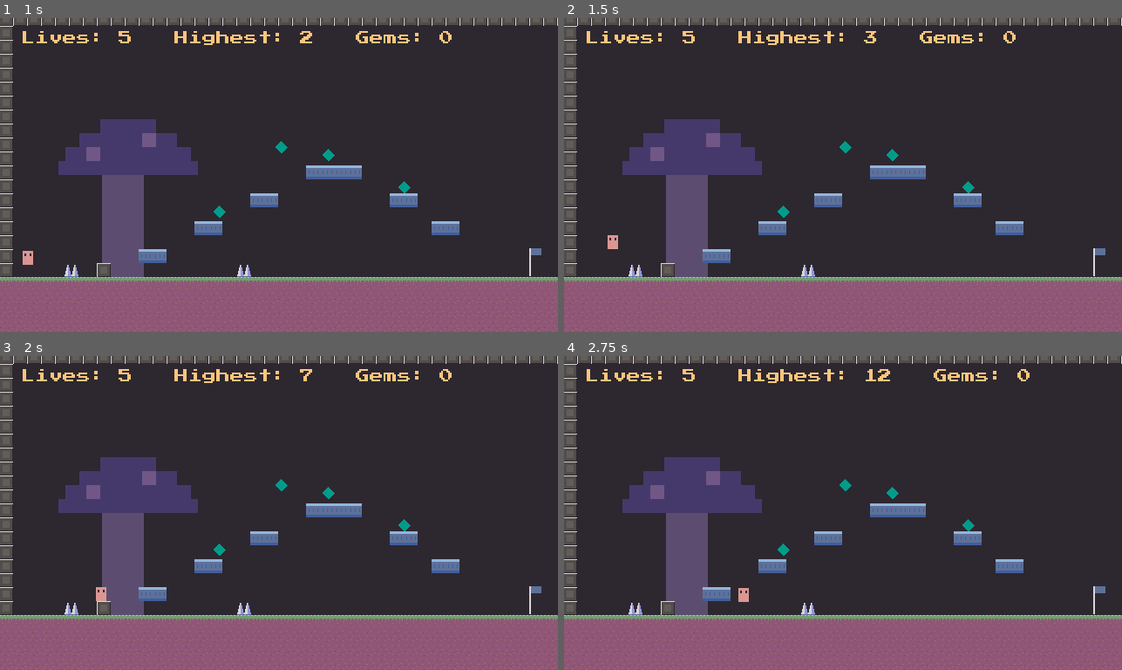
Above: before the commit, frames 1-4 (two rows, left to right).
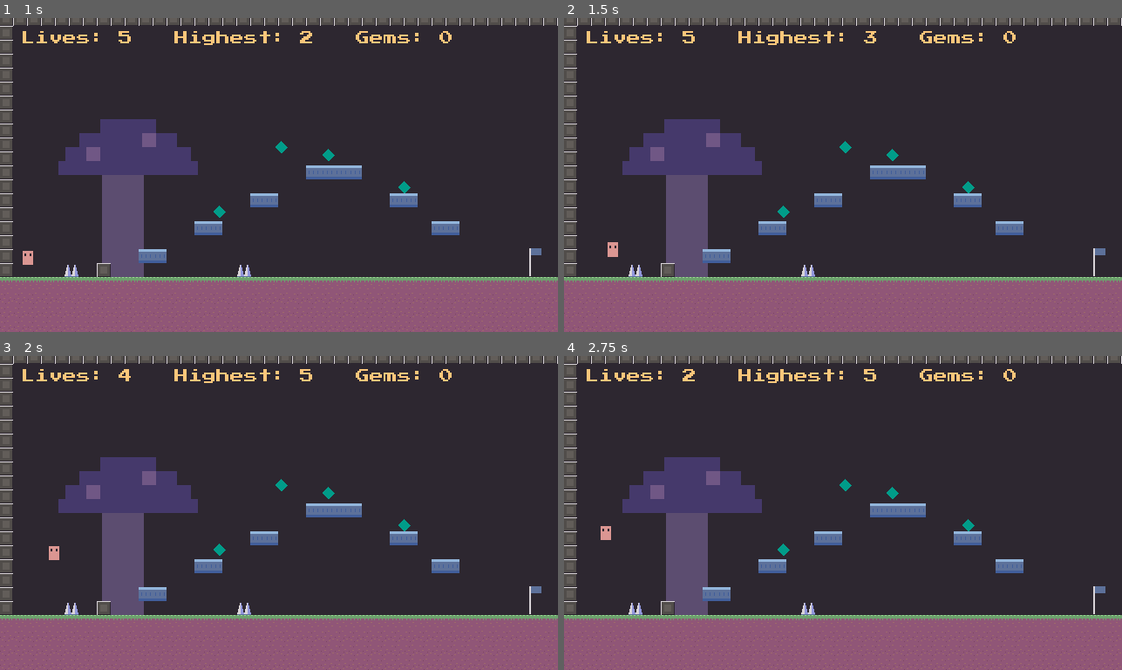
Above: after the commit, the same moments.

Repository: nandank1487/Little_GuY
Game: Godot game, scene res://Scenes/menu.tscn
The game is run twice, just before and just after one commit, with the same random seed, the same clock (stepped at 60 frames per second) and the same inputs. Sound files missing from this copy of the repository are replaced by a short silence.
Inputs:
- Up to frame 1 (1 s): click "LET'S PLAYYY..." at 0.5 s
- Up to frame 2 (1.5 s): hold D (move_right) from 1.28 s (still down); tap Up (jump) at 1.35 s
- Up to frame 3 (2 s): keep holding D (move_right); tap Up (jump) at 1.52, 1.82 s
- Up to frame 4 (2.75 s): keep holding D (move_right); tap Up (jump) at 2.1, 2.27, 2.57 s

Frame 1 is identical in both runs. In frame 2, less than 0.1% of the frame differs, in the area x 7-10%, y 69-77%; in frame 3, 0.2%; in frame 4, 0.6%, in the area x 6-84%, y 4-79%.

Commit message:
v1.01
I. Jump Changes:-

	1. Changed the jump function of the Little guy:
		now a tap on the the jump buttons(W, Space and UP Arrow) make the character hop and holding these buttons will make him jusmp higher
	2. Added Coyote time:
		now the character can jump split seconds late after walking off a platform
	3. Added jump buffering:
		now upon pressing jump before the charavter lands, the Character will jump as soon as it touches the ground.

II. Animations: Squish, Strech and Dust effects:-
	1. now jumping and landing has strech and squish animations and Dust effects on landing

Diff:
--- a/Scenes/main.tscn
+++ b/Scenes/main.tscn
@@ -3,9 +3,9 @@
 [ext_resource type="PackedScene" uid="uid://cqja3jkys2o68" path="res://Scenes/player.tscn" id="1_jjgbg"]
 [ext_resource type="Script" uid="uid://cavjqmqoaoiw2" path="res://Scripts/main.gd" id="1_jjvhh"]
 [ext_resource type="PackedScene" uid="uid://cqxj7f1wqvod0" path="res://Scenes/chunk_1.tscn" id="2_8gbba"]
-[ext_resource type="AudioStream" uid="uid://dgnyas8n7ln12" path="res://Audio/music.mp3" id="4_21xkr"]
-[ext_resource type="AudioStream" uid="uid://caceoadlwmsmg" path="res://Audio/gem.wav" id="4_kry3j"]
-[ext_resource type="AudioStream" uid="uid://bv2wjytkhgufj" path="res://Audio/Gamoever.wav" id="6_21xkr"]
+[ext_resource type="AudioStream" uid="uid://dgnyas8n7ln12" path="res://Little_GuY/Audio/music.mp3" id="4_21xkr"]
+[ext_resource type="AudioStream" uid="uid://caceoadlwmsmg" path="res://Little_GuY/Audio/gem.wav" id="4_kry3j"]
+[ext_resource type="AudioStream" uid="uid://bv2wjytkhgufj" path="res://Little_GuY/Audio/Gamoever.wav" id="6_21xkr"]
 
 [node name="Main" type="Node2D" unique_id=428900561]
 script = ExtResource("1_jjvhh")
@@ -39,7 +39,6 @@
 
 [node name="Music" type="AudioStreamPlayer" parent="." unique_id=65836687]
 stream = ExtResource("4_21xkr")
-volume_db = -10.0
 autoplay = true
 
 [node name="GemSound" type="AudioStreamPlayer" parent="." unique_id=348500117]
--- a/Scenes/player.tscn
+++ b/Scenes/player.tscn
@@ -10,29 +10,41 @@
 [node name="Player" type="CharacterBody2D" unique_id=1303322482]
 script = ExtResource("1_v0iea")
 
-[node name="ColorRect" type="ColorRect" parent="." unique_id=231324486]
+[node name="Visual" type="Node2D" parent="." unique_id=335606194]
+
+[node name="ColorRect" type="ColorRect" parent="Visual" unique_id=231324486]
 offset_left = -6.0
 offset_top = -8.0
 offset_right = 6.0
 offset_bottom = 8.0
 color = Color(0.85882354, 0.5882353, 0.57254905, 1)
 
-[node name="CollisionShape2D" type="CollisionShape2D" parent="." unique_id=249523027]
-shape = SubResource("RectangleShape2D_14cdr")
-
-[node name="Left eye" type="ColorRect" parent="." unique_id=1176701439]
+[node name="Left eye" type="ColorRect" parent="Visual" unique_id=1176701439]
 offset_left = -4.0
 offset_top = -5.0
 offset_right = -2.0
 offset_bottom = -2.0
 color = Color(0.1764706, 0.15294118, 0.1882353, 1)
 
-[node name="Right eye" type="ColorRect" parent="." unique_id=1276747903]
+[node name="Right eye" type="ColorRect" parent="Visual" unique_id=1276747903]
 offset_left = 2.0
 offset_top = -5.0
 offset_right = 4.0
 offset_bottom = -2.0
 color = Color(0.1764706, 0.15294118, 0.1882353, 1)
+
+[node name="LandDust" type="CPUParticles2D" parent="." unique_id=453892196]
+emitting = false
+lifetime = 0.4
+one_shot = true
+explosiveness = 1.0
+direction = Vector2(0, -1)
+gravity = Vector2(0, 100)
+initial_velocity_min = 30.0
+initial_velocity_max = 60.0
+scale_amount_min = 1.5
+scale_amount_max = 3.0
+color = Color(0.8627451, 0.6862745, 0.5686275, 1)
 
 [node name="Camera2D" type="Camera2D" parent="." unique_id=1444857898]
 limit_left = 0
@@ -44,3 +56,6 @@
 
 [node name="HurtSound" type="AudioStreamPlayer2D" parent="." unique_id=141492144]
 stream = ExtResource("3_6t5aa")
+
+[node name="CollisionShape2D" type="CollisionShape2D" parent="." unique_id=249523027]
+shape = SubResource("RectangleShape2D_14cdr")
--- a/Scripts/player.gd
+++ b/Scripts/player.gd
@@ -6,40 +6,87 @@
 var speed = 120.0
 var jump_velocity = -300.0
 
+# Game feel settings (tweak these!)
+var coyote_time = 0.1
+var jump_buffer_time = 0.1
+var jump_cut = 0.4
+
+var coyote_timer = 0.0
+var jump_buffer_timer = 0.0
+
+# Squash and stretch
+var feet_offset = 8.0   # about half the little guy's height in pixels, keeps feet planted
+var was_on_floor = false
+var last_fall_speed = 0.0
+
 var lives = 5
 var respawn_position = Vector2.ZERO
 var is_dead = false
 
+@onready var visual = $Visual
+@onready var land_dust = $LandDust
+
 func _ready():
 	respawn_position = global_position
-
-
-
 
 
 func _physics_process(delta):
 	if is_dead == true:
 		return
 
-	# To dall in a hole and die if we go too low
+	# To fall in a hole and die if we go too low
 	if global_position.y > 450:
 		die()
 
-	# Gravity when in the air
-	if not is_on_floor():
+	# Gravity when in the air, coyote timer counts down
+	if is_on_floor():
+		coyote_timer = coyote_time
+	else:
+		coyote_timer = coyote_timer - delta
 		velocity = velocity + get_gravity() * delta
 
-	# Jump
-	if Input.is_action_just_pressed("jump") and is_on_floor():
+	# Remember a jump press for a moment (jump buffering)
+	if Input.is_action_just_pressed("jump"):
+		jump_buffer_timer = jump_buffer_time
+	else:
+		jump_buffer_timer = jump_buffer_timer - delta
+
+	# Jump if we pressed recently AND were on the ground recently
+	if jump_buffer_timer > 0 and coyote_timer > 0:
 		velocity.y = jump_velocity
+		jump_buffer_timer = 0
+		coyote_timer = 0
 		$JumpSound.play()
+		squash(0.75, 1.25)   # stretch tall when jumping
+
+	# Let go of jump early = shorter jump
+	if Input.is_action_just_released("jump") and velocity.y < 0:
+		velocity.y = velocity.y * jump_cut
 
 	# Movement
 	var direction = Input.get_axis("move_left", "move_right")
 	velocity.x = direction * speed
 
+	# Remember how fast we were falling before landing zeroes it
+	last_fall_speed = velocity.y
+
 	move_and_slide()
 
+	# Just landed?
+	if is_on_floor() and not was_on_floor and last_fall_speed > 80:
+		squash(1.3, 0.7)     # squish flat when landing
+		land_dust.restart()
+	was_on_floor = is_on_floor()
+
+
+# Sets the scale instantly, then springs back to normal
+func squash(scale_x, scale_y):
+	visual.scale = Vector2(scale_x, scale_y)
+	visual.position.y = (1.0 - scale_y) * feet_offset   # keeps the feet on the ground
+	var tween = create_tween()
+	tween.set_parallel(true)
+	tween.tween_property(visual, "scale", Vector2.ONE, 0.15)
+	tween.tween_property(visual, "position:y", 0.0, 0.15)
 
 
 func die():
@@ -58,7 +105,8 @@
 		# Teleport back to the last checkpoint
 		global_position = respawn_position
 		velocity = Vector2.ZERO
-
+		coyote_timer = 0
+		jump_buffer_timer = 0
 
 
 func set_checkpoint(pos):
Not shown, added: Changes Documented.txt
